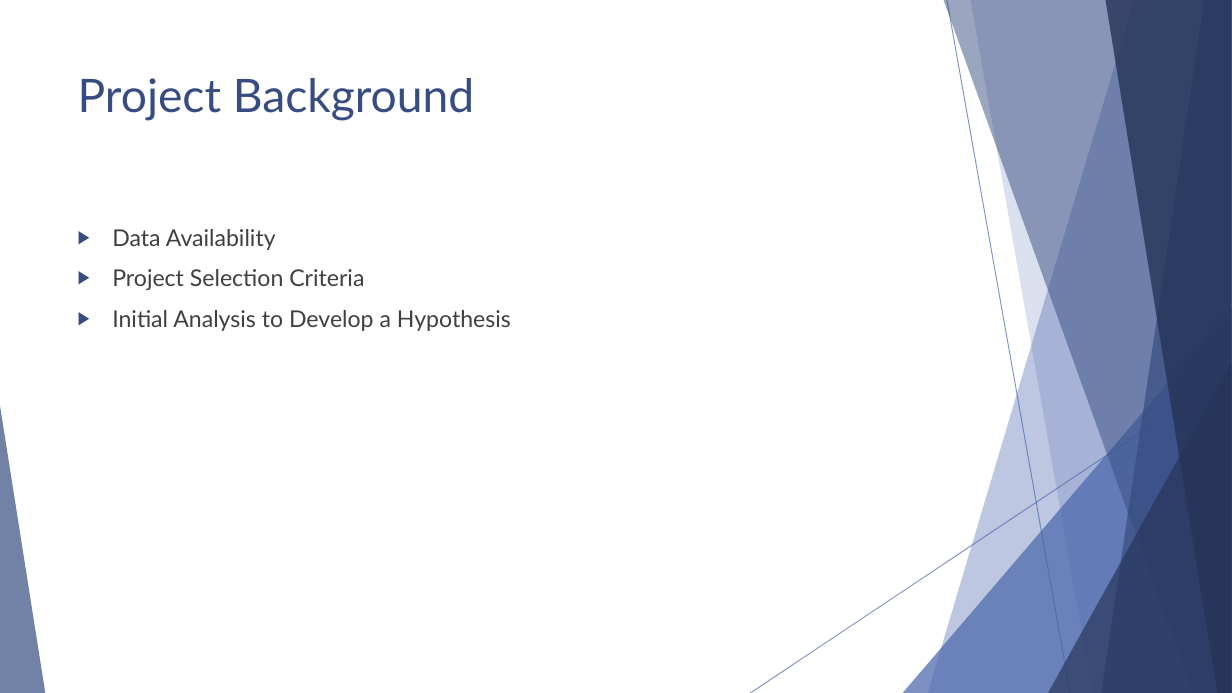
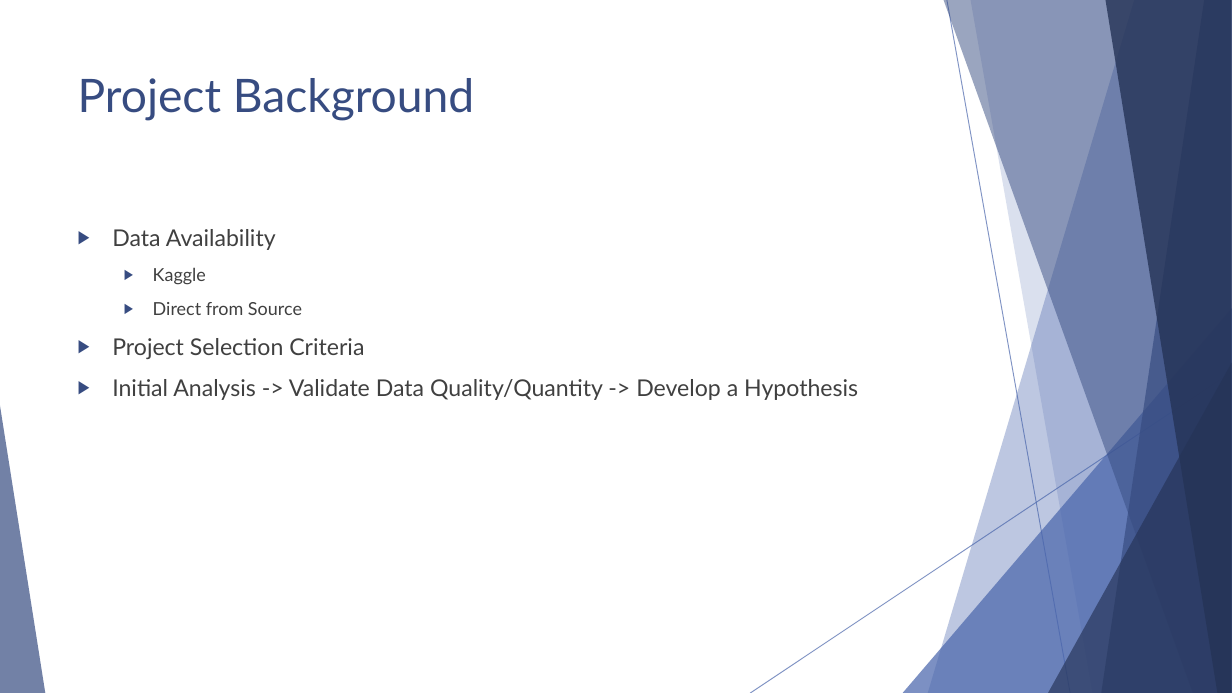
Before and after one commit to GVAlonzo/t4-project1, a slide deck: slide 3 of CLV_Incidents.pptx. Drawn at 1232x693 pixels with LibreOffice and Linux fonts; fonts in the diff are those of the drawing. Boxes give left, top, right and bottom in pixels: in the first picture for what was removed or moved away, otherwise in the second. Text is boxed around its words. In the diff, an @@ line names an element or a change of style, - is before the commit and + after.

```diff
--- a/CLV_Incidents.pptx
+++ b/CLV_Incidents.pptx
@@ text at (x1=153, y1=267, x2=302, y2=315): paragraphs added @@
+  ▶ Kaggle
+  ▶ Direct from Source
@@ text at (x1=112, y1=379, x2=858, y2=400): text changed @@
-▶ Initial Analysis to Develop a Hypothesis
+▶ Initial Analysis -> Validate Data Quality/Quantity -> Develop a Hypothesis
```
Also in this commit, not shown: 4 other slides changed, 1 slide added.
